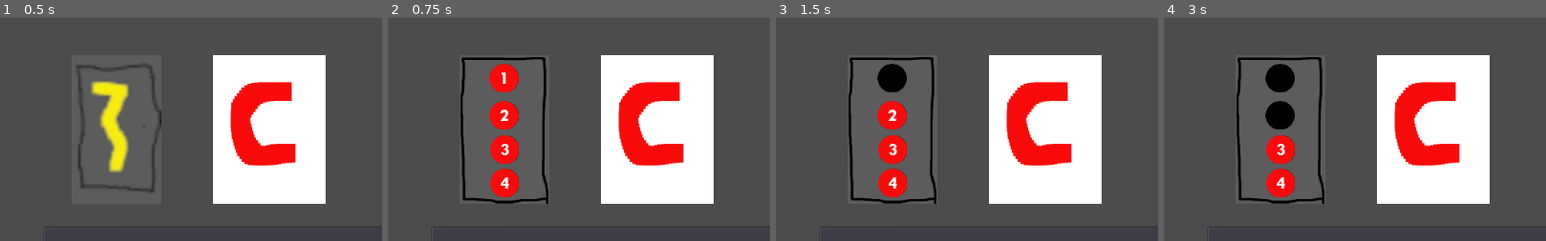
Above: before the commit, frames 1-4 (left to right).
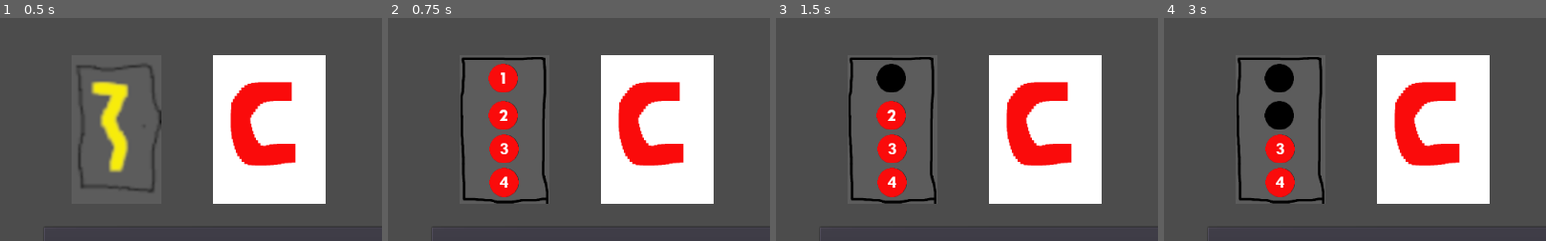
Above: after the commit, the same moments.

Repository: NSCarter/Five-Nights-At-The-Foundation
Game: Godot game, scene res://Scenes/Controls.tscn
Two runs of this game, one before a commit and one after it. Both use one fixed random seed, a clock stepped at 60 frames per second and the inputs below.
Inputs (mouse positions are % of the whole screen's width and height, from its top left):
- Up to frame 1 (0.5 s): no input
- Up to frame 2 (0.75 s): click (16, 59) at 0.5 s
- Up to frame 3 (1.5 s): click (15, 47) at 1.27 s
- Up to frame 4 (3 s): click (15, 47) at 2.02 s; click (15, 56) at 2.77 s
The pictures show only the part of the screen within x 0-50%, y 34-84%; the shares and areas given below are measured in that part.

Frame 1 is identical in both runs. In frame 2, 0.7% of the frame differs, in the area x 26-35%, y 20-81%; in frame 3, 0.6%; in frame 4, 0.5%.

Commit message:
Fuses can be replaced

Diff:
--- a/Scenes/Controls.tscn
+++ b/Scenes/Controls.tscn
@@ -6,10 +6,6 @@
 [ext_resource path="res://Scripts/Controls.gd" type="Script" id=4]
 [ext_resource path="res://Scripts/AcidLever.gd" type="Script" id=5]
 [ext_resource path="res://Assests/Images/SCP 017/FuseBoxClosed.png" type="Texture" id=6]
-[ext_resource path="res://Assests/Images/SCP 017/Fuse3.png" type="Texture" id=7]
-[ext_resource path="res://Assests/Images/SCP 017/Fuse1.png" type="Texture" id=8]
-[ext_resource path="res://Assests/Images/SCP 017/Fuse4.png" type="Texture" id=9]
-[ext_resource path="res://Assests/Images/SCP 017/Fuse2.png" type="Texture" id=10]
 [ext_resource path="res://Scripts/FuseBox.gd" type="Script" id=11]
 [ext_resource path="res://Assests/Images/SCP 017/DrawerClosed.png" type="Texture" id=12]
 [ext_resource path="res://Scripts/FuseDrawer.gd" type="Script" id=13]
@@ -44,38 +40,6 @@
 margin_bottom = 420.0
 texture_normal = ExtResource( 6 )
 script = ExtResource( 11 )
-
-[node name="Fuse1" type="TextureButton" parent="FuseBox"]
-visible = false
-margin_left = 39.7806
-margin_top = 12.449
-margin_right = 78.7806
-margin_bottom = 51.449
-texture_normal = ExtResource( 8 )
-
-[node name="Fuse2" type="TextureButton" parent="FuseBox"]
-visible = false
-margin_left = 39.7806
-margin_top = 62.0
-margin_right = 78.7806
-margin_bottom = 101.0
-texture_normal = ExtResource( 10 )
-
-[node name="Fuse3" type="TextureButton" parent="FuseBox"]
-visible = false
-margin_left = 40.7245
-margin_top = 107.775
-margin_right = 79.7245
-margin_bottom = 146.775
-texture_normal = ExtResource( 7 )
-
-[node name="Fuse4" type="TextureButton" parent="FuseBox"]
-visible = false
-margin_left = 40.7245
-margin_top = 152.607
-margin_right = 79.7245
-margin_bottom = 191.607
-texture_normal = ExtResource( 9 )
 
 [node name="FuseDrawer" type="TextureButton" parent="."]
 margin_left = 285.995
@@ -126,10 +90,6 @@
 [connection signal="button_down" from="AcidLever" to="AcidLever" method="_on_AcidLever_button_down"]
 [connection signal="button_up" from="AcidLever" to="AcidLever" method="_on_AcidLever_button_up"]
 [connection signal="pressed" from="FuseBox" to="FuseBox" method="_on_FuseBox_pressed"]
-[connection signal="pressed" from="FuseBox/Fuse1" to="FuseBox" method="_on_Fuse1_pressed"]
-[connection signal="pressed" from="FuseBox/Fuse2" to="FuseBox" method="_on_Fuse2_pressed"]
-[connection signal="pressed" from="FuseBox/Fuse3" to="FuseBox" method="_on_Fuse3_pressed"]
-[connection signal="pressed" from="FuseBox/Fuse4" to="FuseBox" method="_on_Fuse4_pressed"]
 [connection signal="pressed" from="FuseDrawer" to="FuseDrawer" method="_on_FuseDrawer_pressed"]
 [connection signal="pressed" from="FuseDrawer/5AFuse" to="FuseDrawer" method="_on_5AFuse_pressed"]
 [connection signal="pressed" from="FuseDrawer/10AFuse" to="FuseDrawer" method="_on_10AFuse_pressed"]
--- a/Scripts/ConstantFunctions.gd
+++ b/Scripts/ConstantFunctions.gd
@@ -15,4 +15,4 @@
 
 	for i in 4:
 		if (rng.randi_range(0, 5000) == 1):
-			Stats.fuses[i].status = false
+			Stats.lights[i].status = false
--- a/Scripts/Fuse.gd
+++ b/Scripts/Fuse.gd
@@ -2,16 +2,18 @@
 
 class_name Fuse
 
-var textureOn: String
-var textureOff: String
+var texture: String
+var textureEmpty: String
 var posX: int
 var posY: int
 var status: bool
-var light: TextureRect
+var node: TextureButton
+var light: LightCamera
 
-func _init(texture:String, posX:int, posY:int):
-	self.textureOn = texture
-	self.textureOff = "res://Assests/Images/SCP 017/LightOff.png"
+func _init(texture:String, posX:int, posY:int, light):
+	self.texture = texture
+	self.textureEmpty = "res://Assests/Images/SCP 017/FuseEmpty.png"
 	self.posX = posX
 	self.posY = posY
+	self.light = light
 	status = true
--- a/Scripts/FuseBox.gd
+++ b/Scripts/FuseBox.gd
@@ -1,51 +1,48 @@
 extends TextureButton
 
 var open = false
-var fuse1 = true
-var fuse2 = true
-var fuse3 = true
-var fuse4 = true
 
 func _on_FuseBox_pressed():
 	if open:
 		self.texture_normal = load("res://Assests/Images/SCP 017/FuseBoxClosed.png")
-		$Fuse1.visible = false
-		$Fuse2.visible = false
-		$Fuse3.visible = false
-		$Fuse4.visible = false
 		open = false
 	else:
 		self.texture_normal = load("res://Assests/Images/SCP 017/FuseBoxOpened.png")
-		$Fuse1.visible = true
-		$Fuse2.visible = true
-		$Fuse3.visible = true
-		$Fuse4.visible = true
 		open = true
 
+		for i in 4:
+			var node = TextureButton.new()
+			var fuse = Stats.fuses[i]
+			node.rect_position.x = fuse.posX
+			node.rect_position.y = fuse.posY
+			node.connect("pressed", self, "_on_Fuse_pressed", [fuse])
 
-func _on_Fuse1_pressed():
-	if (fuse1):
-		fuse_removed($Fuse1)
-		fuse1 = false
+			if fuse.status:
+				node.texture_normal = load(fuse.texture)
+			else:
+				node.texture_normal = load(fuse.textureEmpty)
+			fuse.node = node
+			self.add_child(node)
+
+func _on_Fuse_pressed(fuse):
+	if (fuse.status):
+		fuse_removed(fuse)
 	else:
-		if (Stats.hand == "15AFuse"):
-			$Fuse1.texture_normal = load("res://Assests/Images/SCP 017/Fuse1.png")
-
-
-func _on_Fuse2_pressed():
-	fuse_removed($Fuse2)
-
-
-func _on_Fuse3_pressed():
-	fuse_removed($Fuse3)
-
-
-func _on_Fuse4_pressed():
-	fuse_removed($Fuse4)
+		fuse_replaced(fuse)
 
 
 func fuse_removed(fuse):
-	fuse.texture_normal = load("res://Assests/Images/SCP 017/FuseEmpty.png")
+	fuse.node.texture_normal = load(fuse.textureEmpty)
+	fuse.status = false
 
 func fuse_replaced(fuse):
-	fuse.texture_normal = load("res://Assests/Images/SCP 017/FuseEmpty.png")
+	if (Stats.hand == ""):
+		return
+
+	fuse.node.texture_normal = load(fuse.texture)
+
+	if (Stats.hand == "15AFuse"):
+		fuse.light.status = true
+
+	Stats.hand = ""
+	fuse.status = true
--- /dev/null
+++ b/Scripts/LightCamera.gd
@@ -0,0 +1,17 @@
+extends Node
+
+class_name LightCamera
+
+var textureOn: String
+var textureOff: String
+var posX: int
+var posY: int
+var status: bool
+var node: TextureRect
+
+func _init(texture:String, posX:int, posY:int):
+	self.textureOn = texture
+	self.textureOff = "res://Assests/Images/SCP 017/LightOff.png"
+	self.posX = posX
+	self.posY = posY
+	status = true
--- a/Scripts/SCP 017.gd
+++ b/Scripts/SCP 017.gd
@@ -3,14 +3,14 @@
 func _ready():
 	for i in 4:
 		var node = TextureRect.new()
-		var fuse = Stats.fuses[i]
-		node.rect_position.x = fuse.posX
-		node.rect_position.y = fuse.posY
-		if fuse.status:
-			node.texture = load(fuse.textureOn)
+		var light = Stats.lights[i]
+		node.rect_position.x = light.posX
+		node.rect_position.y = light.posY
+		if light.status:
+			node.texture = load(light.textureOn)
 		else:
-			node.texture = load(fuse.textureOff)
-		fuse.light = node
+			node.texture = load(light.textureOff)
+		light.node = node
 		self.add_child(node)
 
 	self.move_child($Panel, 6)
--- a/Scripts/Stats.gd
+++ b/Scripts/Stats.gd
@@ -8,11 +8,14 @@
 
 var acid_pos = 200
 
-var light_status = [true, true, true, true]
-
 var hand = ""
 
-var fuses = [Fuse.new("res://Assests/Images/SCP 017/LightOn.png",0,0),
-			 Fuse.new("res://Assests/Images/SCP 017/LightOn.png",512,0),
-			 Fuse.new("res://Assests/Images/SCP 017/LightOn.png",0,300),
-			 Fuse.new("res://Assests/Images/SCP 017/LightOn.png",512,300)]
+var lights = [LightCamera.new("res://Assests/Images/SCP 017/LightOn.png",0,0),
+			  LightCamera.new("res://Assests/Images/SCP 017/LightOn.png",512,0),
+			  LightCamera.new("res://Assests/Images/SCP 017/LightOn.png",0,300),
+			  LightCamera.new("res://Assests/Images/SCP 017/LightOn.png",512,300)]
+
+var fuses = [Fuse.new("res://Assests/Images/SCP 017/Fuse1.png",39.781,12.449, lights[0]),
+			 Fuse.new("res://Assests/Images/SCP 017/Fuse2.png",39.781,62, lights[1]),
+			 Fuse.new("res://Assests/Images/SCP 017/Fuse3.png",40.724,107.775, lights[2]),
+			 Fuse.new("res://Assests/Images/SCP 017/Fuse4.png",40.724,152.607, lights[3])]
--- a/project.godot
+++ b/project.godot
@@ -13,9 +13,15 @@
 "class": "Fuse",
 "language": "GDScript",
 "path": "res://Scripts/Fuse.gd"
+}, {
+"base": "Node",
+"class": "LightCamera",
+"language": "GDScript",
+"path": "res://Scripts/LightCamera.gd"
 } ]
 _global_script_class_icons={
-"Fuse": ""
+"Fuse": "",
+"LightCamera": ""
 }
 
 [application]
Not shown: 1 places in Scenes/Controls.tscn that only renumber resources
